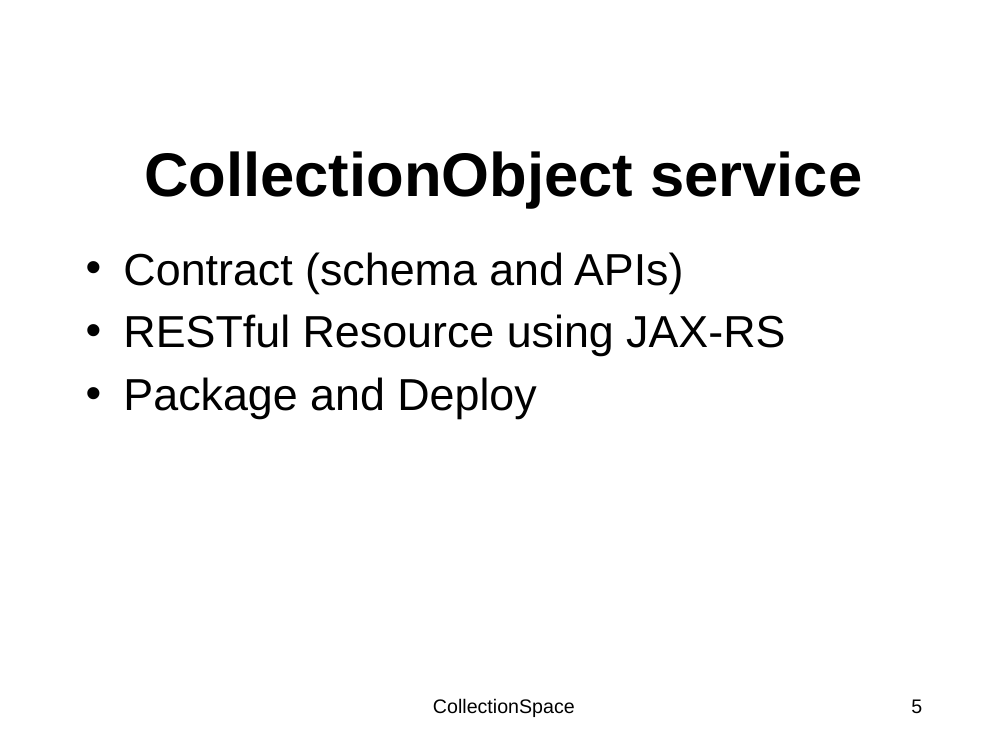
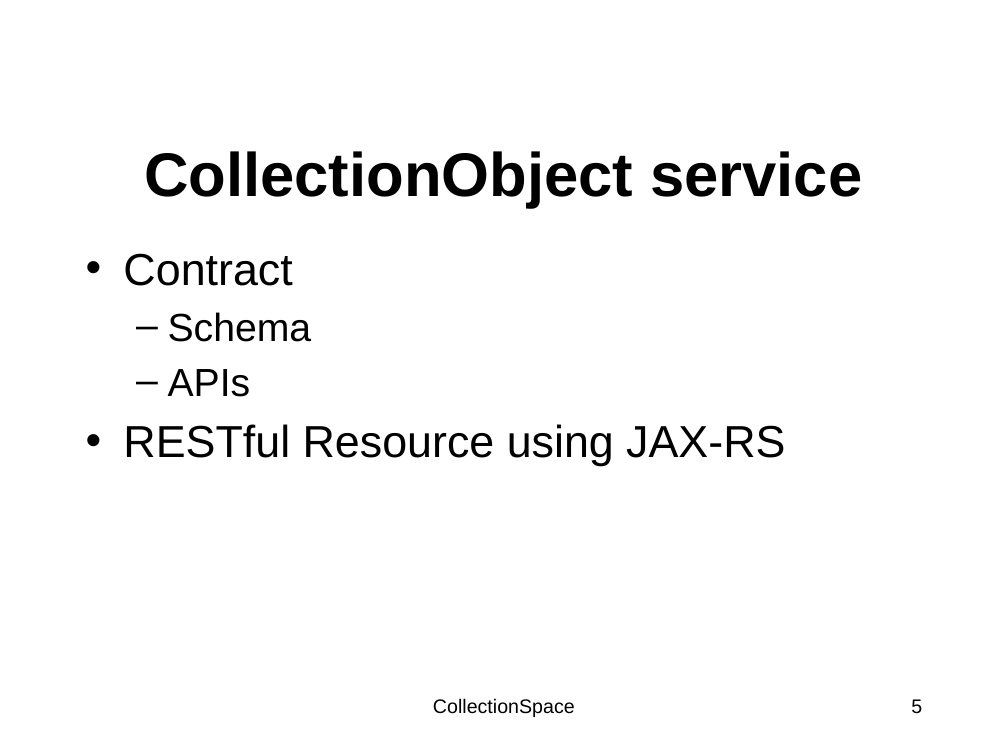
Before and after one commit to walkerart/services, a slide deck: slide 5 of docs/allteam-061409-toronto/Toronto_BehindTheScenes.pptx. Drawn at 1008x756 pixels with LibreOffice and Linux fonts; fonts in the diff are those of the drawing; background and template pictures are left out. Boxes give left, top, right and bottom in pixels: in the first picture for what was removed or moved away, otherwise in the second. Text is boxed around its words. In the diff, an @@ line names an element or a change of style, - is before the commit and + after.

```diff
--- a/docs/allteam-061409-toronto/Toronto_BehindTheScenes.pptx
+++ b/docs/allteam-061409-toronto/Toronto_BehindTheScenes.pptx
@@ text at (123,253,312,397): text changed; size 32 to 28 pt @@
-• Contract (schema and APIs)
+• Contract
+  – Schema
+  – APIs
@@ text at (123,377,536,419): paragraph removed @@
-• Package and Deploy
```
Also in this commit, not shown: 10 other slides changed, 2 slides added, 1 slide removed.
